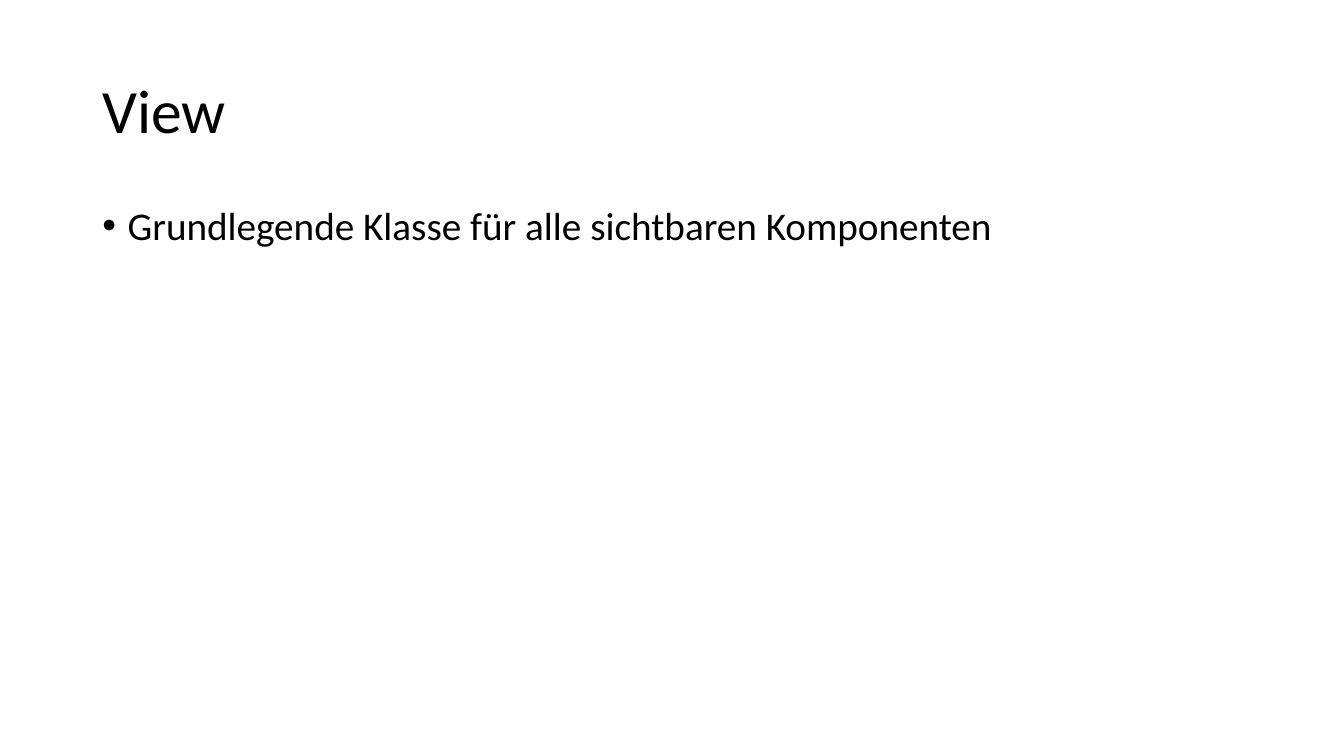
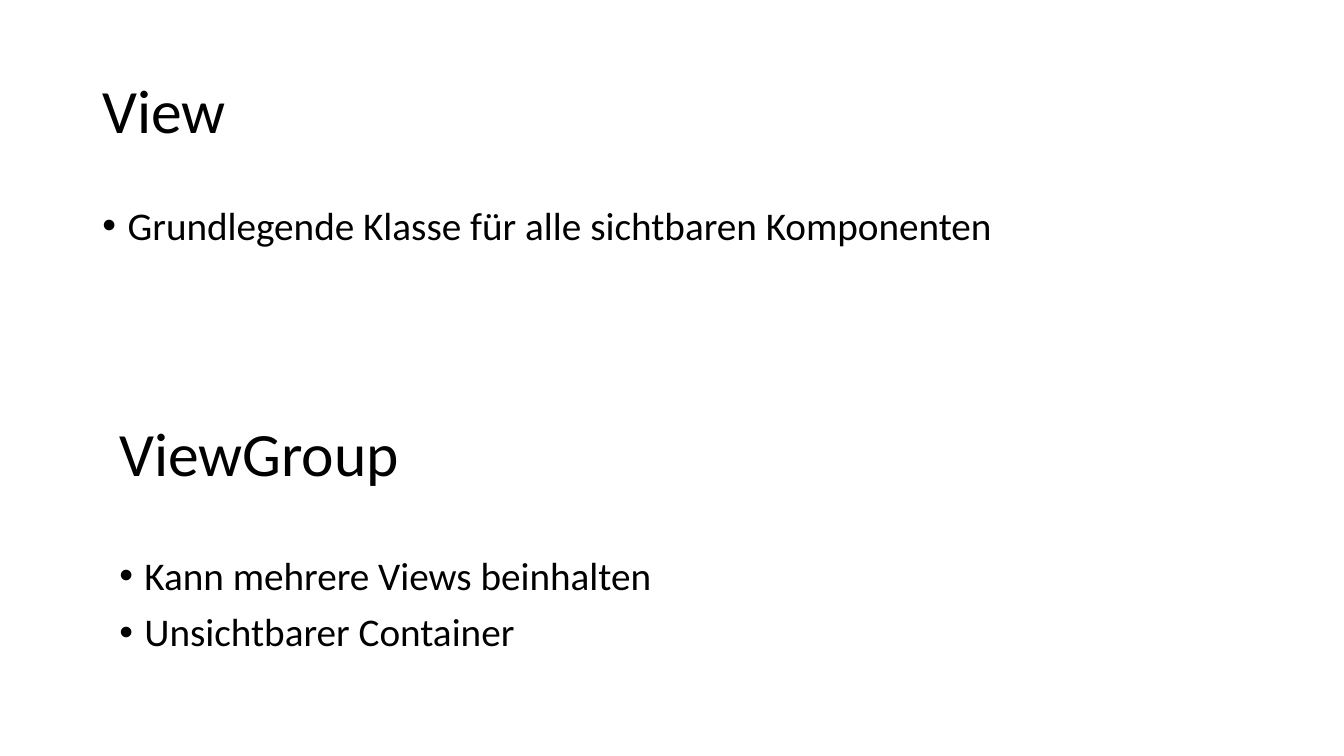
Before and after one commit to desombre/java_examples, a slide deck: slide 12 of Android_UI.pptx (slide 11 before the commit). Drawn at 1344x756 pixels with LibreOffice and Linux fonts; fonts in the diff are those of the drawing. Boxes give left, top, right and bottom in pixels: in the first picture for what was removed or moved away, otherwise in the second. Text is boxed around its words. In the diff, an @@ line names an element or a change of style, - is before the commit and + after.

Commit message:
Cont: Android UI - ViewHolder + Adapter noch erklären

```diff
--- a/Android_UI.pptx
+++ b/Android_UI.pptx
@@ text added at <box>119,433,399,486</box>, 44 pt, text #000000 @@
+ViewGroup
@@ text added at <box>144,562,652,647</box>, 28 pt, text #000000 @@
+• Kann mehrere Views beinhalten
+• Unsichtbarer Container
```
Also in this commit, not shown: 5 other slides changed, 3 slides added, 4 slides removed.
